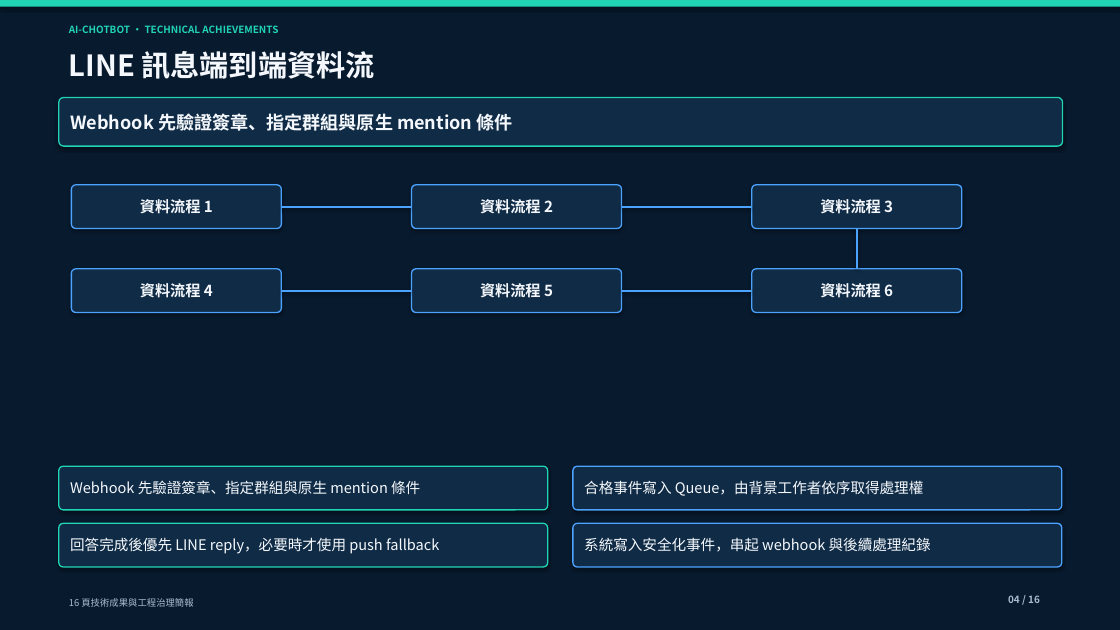
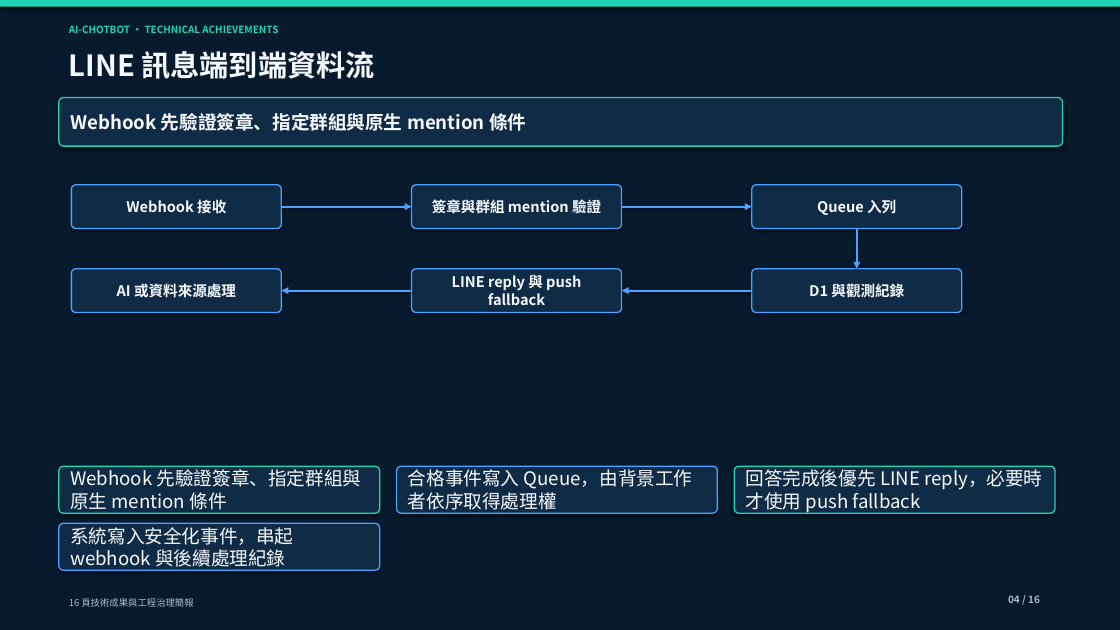
Before and after one commit to yamopeng0918/AI-ChotBot, a slide deck: slide 4 of docs/presentations/AI-ChotBot-technical-achievements.pptx. Drawn at 1120x630 pixels with LibreOffice and Linux fonts; fonts in the diff are those of the drawing. Boxes give left, top, right and bottom in pixels: in the first picture for what was removed or moved away, otherwise in the second. Text is boxed around its words. In the diff, an @@ line names an element or a change of style, - is before the commit and + after.

```diff
--- a/docs/presentations/AI-ChotBot-technical-achievements.pptx
+++ b/docs/presentations/AI-ChotBot-technical-achievements.pptx
@@ rounded rectangle "Webhook 先驗證簽章、指定群組與原生 mention 條件" at (x1=59, y1=97, x2=1063, y2=146): size 15.5 to 16 pt @@
@@ text in rounded rectangle at (x1=126, y1=199, x2=226, y2=214): text changed; size 13 to 12.5 pt @@
-資料流程 1
+Webhook 接收
@@ line (281, 207) - (412, 207): line to arrow @@
@@ text in rounded rectangle at (x1=432, y1=198, x2=601, y2=217): text changed; size 13 to 12.5 pt @@
-資料流程 2
+簽章與群組 mention 驗證
@@ line (622, 207) - (752, 207): line to arrow @@
@@ text in rounded rectangle at (x1=817, y1=199, x2=896, y2=215): text changed; size 13 to 12.5 pt @@
-資料流程 3
+Queue 入列
@@ line (857, 229) - (857, 269): line to arrow @@
@@ text in rounded rectangle at (x1=117, y1=283, x2=236, y2=297): text changed; size 13 to 12.5 pt @@
-資料流程 4
+AI 或資料來源處理
@@ line (412, 291) - (281, 291): line to arrow @@
@@ text in rounded rectangle at (x1=452, y1=275, x2=581, y2=305): text changed; size 13 to 12.5 pt @@
-資料流程 5
+LINE reply 與 push fallback
@@ line (752, 291) - (622, 291): line to arrow @@
@@ text in rounded rectangle at (x1=809, y1=282, x2=904, y2=301): text changed; size 13 to 12.5 pt @@
-資料流程 6
+D1 與觀測紀錄
@@ rounded rectangle "Webhook 先驗證簽章、指定群組與原生 mention 條件" resized from (x1=59, y1=466, x2=548, y2=510) to (x1=59, y1=466, x2=380, y2=513) @@
@@ rounded rectangle "合格事件寫入 Queue，由背景工作者依序取得處理權" resized from (x1=573, y1=466, x2=1062, y2=510) to (x1=397, y1=466, x2=718, y2=513) @@
@@ rounded rectangle "回答完成後優先 LINE reply，必要時才使用 push fallback" resized from (x1=59, y1=523, x2=548, y2=567) to (x1=734, y1=466, x2=1055, y2=513) @@
@@ size 12.5 to 16 pt in 4 elements at (x1=59, y1=466, x2=380, y2=513), (x1=397, y1=466, x2=718, y2=513), (x1=734, y1=466, x2=1055, y2=513), (x1=59, y1=523, x2=380, y2=571) @@
@@ rounded rectangle "系統寫入安全化事件，串起 webhook 與後續處理紀錄" resized from (x1=573, y1=523, x2=1062, y2=567) to (x1=59, y1=523, x2=380, y2=571) @@
```
Also in this commit, not shown: 15 other slides changed, 3 other files.
